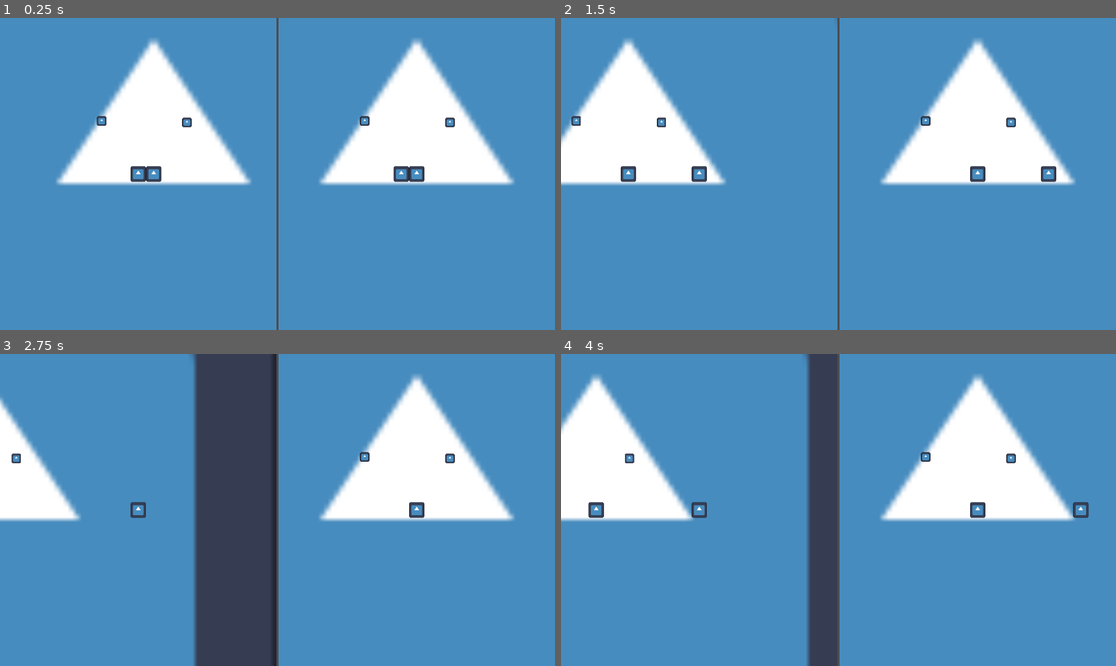
Above: before the commit, frames 1-4 (two rows, left to right).
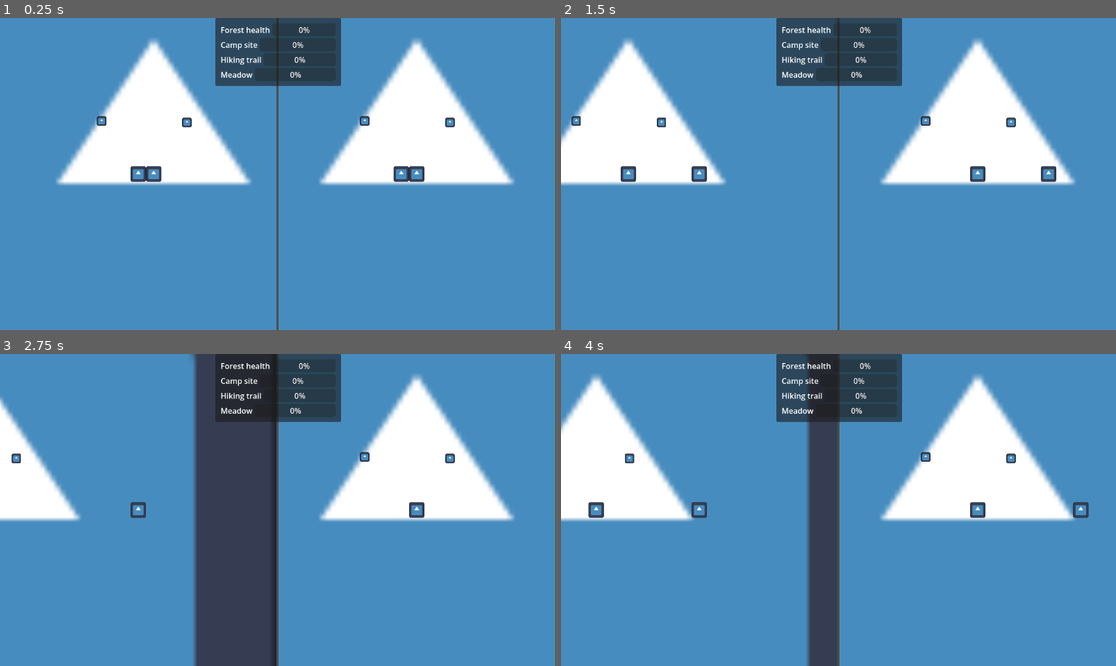
Above: after the commit, the same moments.

Repository: Gweedori/Taitaja_Finaali
Game: Godot game, scene res://mvp_test_scene/test_scene_mvp_02.tscn
The game is run twice, just before and just after one commit, with the same random seed, the same clock (stepped at 60 frames per second) and the same inputs. This scene is started directly instead of the project's main scene. The engine's default icon, where the game draws it, is replaced by a stand-in: a white triangle on a blue panel in a dark square.
Inputs (mouse positions are in pixels of both pictures, inside the frame that each line leads up to):
- Up to frame 1 (0.25 s): no input
- Up to frame 2 (1.5 s): tap Enter at 0.5 s; move the mouse to (960, 158) at 0.52 s; hold Right (input_right) 0.53-1.25 s; hold Z (input_interact) 0.53-1.25 s; click (960, 158) at 0.67 s; drag from (727, 189) to (577, 120) at 1.27 s
- Up to frame 3 (2.75 s): tap Space at 2 s; move the mouse to (333, 441) at 2.02 s; hold Right (input_right) from 2.03 s (still down); hold Z (input_interact) from 2.03 s (still down)
- Up to frame 4 (4 s): release Right (input_right) at 2.75 s; release Z (input_interact) at 2.75 s; drag from (810, 572) to (577, 456) at 2.77 s; tap Enter at 3.5 s; move the mouse to (1005, 556) at 3.52 s; hold Left (input_left) from 3.53 s (still down); hold Z (input_interact) from 3.53 s (still down)

The runs differ from the first frame. In frame 1, 4.9% of the frame differs, in the area x 38-62%, y 0-22%; in frame 2, 4.9%; in frame 3, 4.7%; in frame 4, 4.9%.

Commit message:
task minigame toimii

Diff:
--- a/Player/player_01.gd
+++ b/Player/player_01.gd
@@ -9,6 +9,7 @@
 @onready var device = 0
 
 var taskStarted = false
+var points = 0
 
 func _ready() -> void:
 	taskMinigame.hide()
@@ -45,7 +46,7 @@
 		interact = "p2_interact"
 	if event.is_action_pressed(interact):
 		if taskStarted == true:
-			taskMinigame.stopMinigame()
+			points = taskMinigame.stopMinigame()
 			taskMinigame.hide()
 		if not interact_area.get_overlapping_areas().is_empty():
 			var overlapAreasArray = interact_area.get_overlapping_areas()
@@ -54,7 +55,17 @@
 				if overlapAreasArray[i].name == "TaskArea":
 					overlapArea = overlapAreasArray[i]
 			if taskStarted == true:
+				var taskInfo = overlapArea._getTaskInfo()
+				var taskZone = taskInfo[1]
 				overlapArea.makeTaskDone()
+				match taskZone:
+					1:
+						GameManager.zone1Points = points
+					2:
+						GameManager.zone2Points = points
+					3:
+						GameManager.zone3Points = points
+				points = 0
 				taskStarted = false
 			if overlapArea.name == "TaskArea" and taskStarted == false:
 				var taskInfo = overlapArea._getTaskInfo()
--- a/Ui/task_minigame_02.gd
+++ b/Ui/task_minigame_02.gd
@@ -54,7 +54,8 @@
 				points = 1
 			"GoodBody":
 				points = 2
-	print("Points: ",points)
+	#print("Points: ",points)
+	return points
 
 #func _input(event: InputEvent) -> void:
 	#if moveNeedle == true:
--- /dev/null
+++ b/gamemanager/GameManager.gd
@@ -0,0 +1,9 @@
+extends Node
+
+@onready var zone1Points = 0
+@onready var zone2Points = 0
+@onready var zone3Points = 0
+
+# Called when the node enters the scene tree for the first time.
+func _ready() -> void:
+	pass # Replace with function body.
--- a/mvp_test_scene/taskScript01.gd
+++ b/mvp_test_scene/taskScript01.gd
@@ -1,11 +1,19 @@
 extends Node
 
-@export var zone = 0
-@export var priority = 0
-@export var coop = false
+@onready var test_task: Node2D = $".."
+
+@onready var zone = 0
+@onready var priority = 0
+@onready var coop = false
 
 @onready var taskDone = false
 @onready var playersInTask = 0
+
+func _ready() -> void:
+	var taskArray = test_task.taskInfoNow()
+	zone = taskArray[0]
+	priority = taskArray[1]
+	coop = taskArray[2]
 
 func _getTaskInfo():
 	return [taskDone, zone, priority, coop]
--- /dev/null
+++ b/mvp_test_scene/taskscript02.gd
@@ -0,0 +1,8 @@
+extends Node2D
+
+@export var zone = 0
+@export var priority = 0
+@export var coop = false
+
+func taskInfoNow():
+	return [zone, priority, coop]
--- a/mvp_test_scene/test_scene_mvp_01.tscn
+++ b/mvp_test_scene/test_scene_mvp_01.tscn
@@ -15,6 +15,7 @@
 
 [node name="TestTask" parent="." unique_id=481161883 instance=ExtResource("3_mwlmt")]
 position = Vector2(-108, -110)
+zone = 1
 
 [node name="TestTask2" parent="." unique_id=1311139151 instance=ExtResource("3_mwlmt")]
 position = Vector2(69, -107)
--- a/mvp_test_scene/test_scene_mvp_02.tscn
+++ b/mvp_test_scene/test_scene_mvp_02.tscn
@@ -3,6 +3,7 @@
 [ext_resource type="Script" uid="uid://dvv0cys6gqehl" path="res://mvp_test_scene/SplitScreen.gd" id="1_0g6c8"]
 [ext_resource type="PackedScene" uid="uid://bm5cayyu5755m" path="res://mvp_test_scene/test_scene_mvp_01.tscn" id="1_gbtpl"]
 [ext_resource type="PackedScene" uid="uid://dco2xqwgcmm6q" path="res://Player/player_01.tscn" id="3_1mkob"]
+[ext_resource type="PackedScene" uid="uid://bsow6xl0dd5yk" path="res://Ui/Meters.tscn" id="4_xllnj"]
 
 [node name="Control" type="Control" unique_id=1661898967]
 layout_mode = 3
@@ -45,3 +46,6 @@
 
 [node name="Player01" parent="HBoxContainer/RightSubViewportContainer/RightSubViewport" unique_id=1786162049 instance=ExtResource("3_1mkob")]
 player = 2
+
+[node name="AreaMeters" parent="." unique_id=348987959 instance=ExtResource("4_xllnj")]
+layout_mode = 1
--- a/mvp_test_scene/test_task01.tscn
+++ b/mvp_test_scene/test_task01.tscn
@@ -1,11 +1,13 @@
 [gd_scene format=3 uid="uid://capy21yxb7n62"]
 
 [ext_resource type="Texture2D" uid="uid://meeyrxaavaqr" path="res://icon.svg" id="1_4pftb"]
+[ext_resource type="Script" uid="uid://dei816455nsfp" path="res://mvp_test_scene/taskscript02.gd" id="1_v2wc7"]
 [ext_resource type="Script" uid="uid://cm8ggosma0teu" path="res://mvp_test_scene/taskScript01.gd" id="2_116kc"]
 
 [sub_resource type="CircleShape2D" id="CircleShape2D_4pftb"]
 
 [node name="TestTask" type="Node2D" unique_id=481161883]
+script = ExtResource("1_v2wc7")
 
 [node name="Sprite2D" type="Sprite2D" parent="." unique_id=592793046]
 scale = Vector2(0.15, 0.15)
--- a/project.godot
+++ b/project.godot
@@ -22,6 +22,7 @@
 [autoload]
 
 AudioManager="*uid://cht5n8sy2sksp"
+GameManager="*uid://ck70iy5jubkla"
 
 [input]
 
Not shown, added: gamemanager/GameManager.gd.uid
Not shown, added: mvp_test_scene/taskscript02.gd.uid
